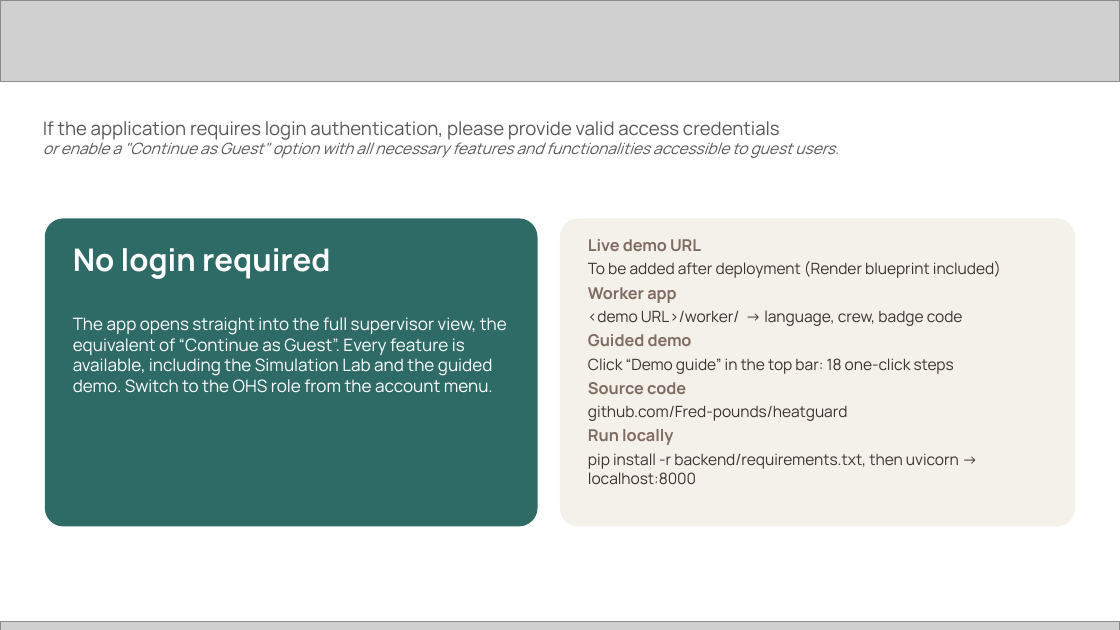
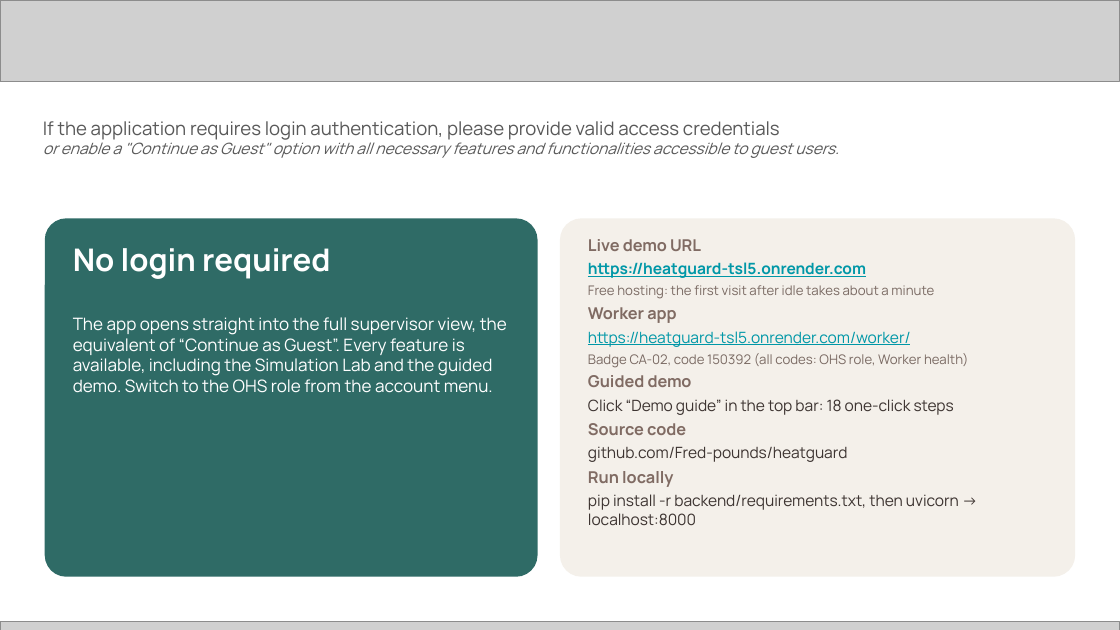
Before and after one commit to Fred-pounds/heatguard, a slide deck: slide 11 of docs/submission/HeatGuard_Submission.pptx. Drawn at 1120x630 pixels with LibreOffice and Linux fonts; fonts in the diff are those of the drawing; grey boxes stand for pictures. Boxes give left, top, right and bottom in pixels: in the first picture for what was removed or moved away, otherwise in the second. Text is boxed around its words. In the diff, an @@ line names an element or a change of style, - is before the commit and + after.

```diff
--- a/docs/submission/HeatGuard_Submission.pptx
+++ b/docs/submission/HeatGuard_Submission.pptx
@@ rounded rectangle: place and size @@
-rounded rectangle at (45, 218, 538, 526)
+rounded rectangle at (45, 218, 538, 577)
@@ rounded rectangle: place and size @@
-rounded rectangle at (560, 218, 1075, 526)
+rounded rectangle at (560, 218, 1075, 577)
@@ text at (588, 262, 934, 299): text changed; size 10 to 8.5 pt; text colour #3D3431 to #7A6A63 @@
-To be added after deployment (Render blueprint included)
+https://heatguard-tsl5.onrender.com
+Free hosting: the first visit after idle takes about a minute
@@ text at (588, 331, 969, 368): text changed; size 10 to 8.5 pt; text colour #3D3431 to #7A6A63 @@
-<demo URL>/worker/ → language, crew, badge code
+https://heatguard-tsl5.onrender.com/worker/
+Badge CA-02, code 150392 (all codes: OHS role, Worker health)
```
Also in this commit, not shown: 3 other files.
